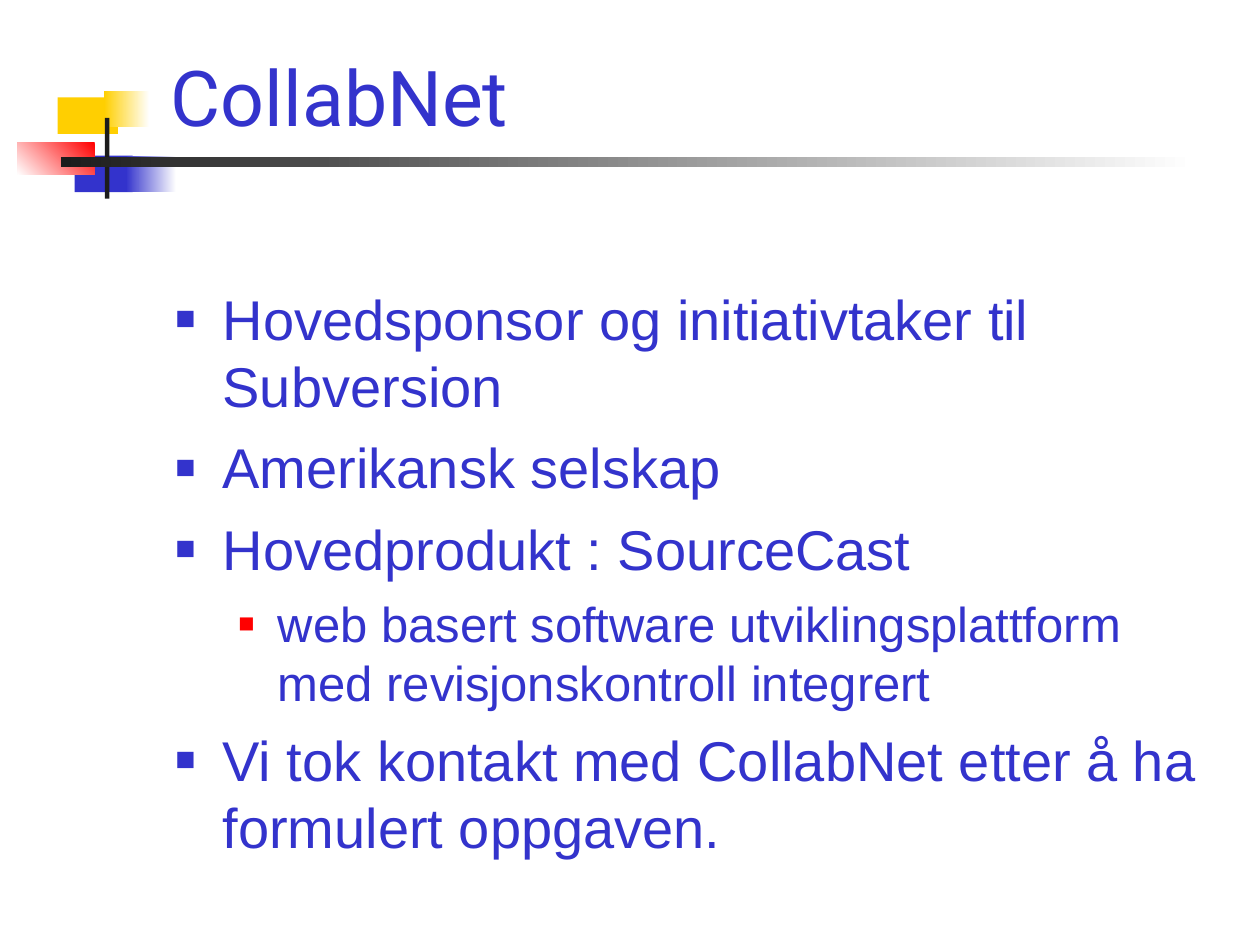
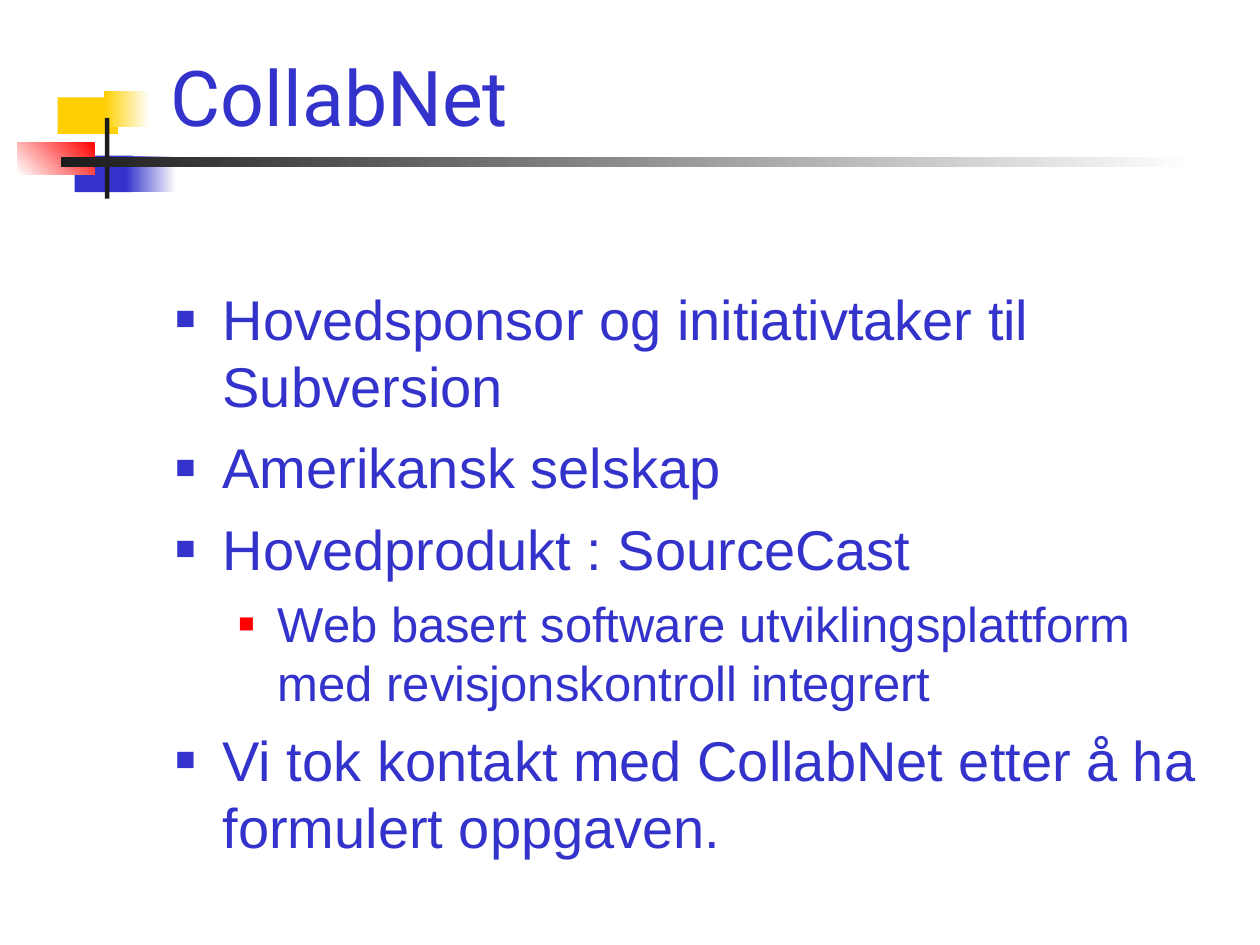
Before and after one commit to AnkhSVN/AnkhSVN, a slide deck: slide 5 of doc/powerpoint/Subversion_addin_for_VS.NET.ppt. Drawn at 1260x945 pixels with LibreOffice and Linux fonts; fonts in the diff are those of the drawing. Boxes give left, top, right and bottom in pixels: in the first picture for what was removed or moved away, otherwise in the second. Text is boxed around its words. In the diff, an @@ line names an element or a change of style, - is before the commit and + after.

Commit message:
...fixed some typos.

```diff
--- a/doc/powerpoint/Subversion_addin_for_VS.NET.ppt
+++ b/doc/powerpoint/Subversion_addin_for_VS.NET.ppt
@@ text at box(278, 606, 1131, 711): text changed @@
-  ■ web basert software utviklingsplattform med revisjonskontroll integrert
+  ■ Web basert software utviklingsplattform med revisjonskontroll integrert
```
